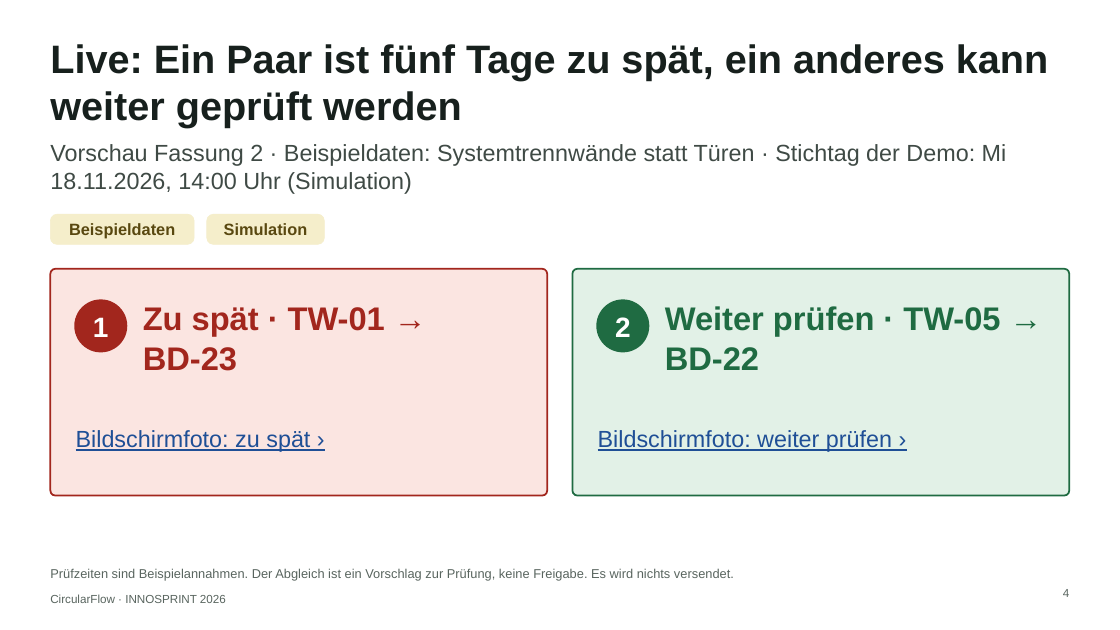
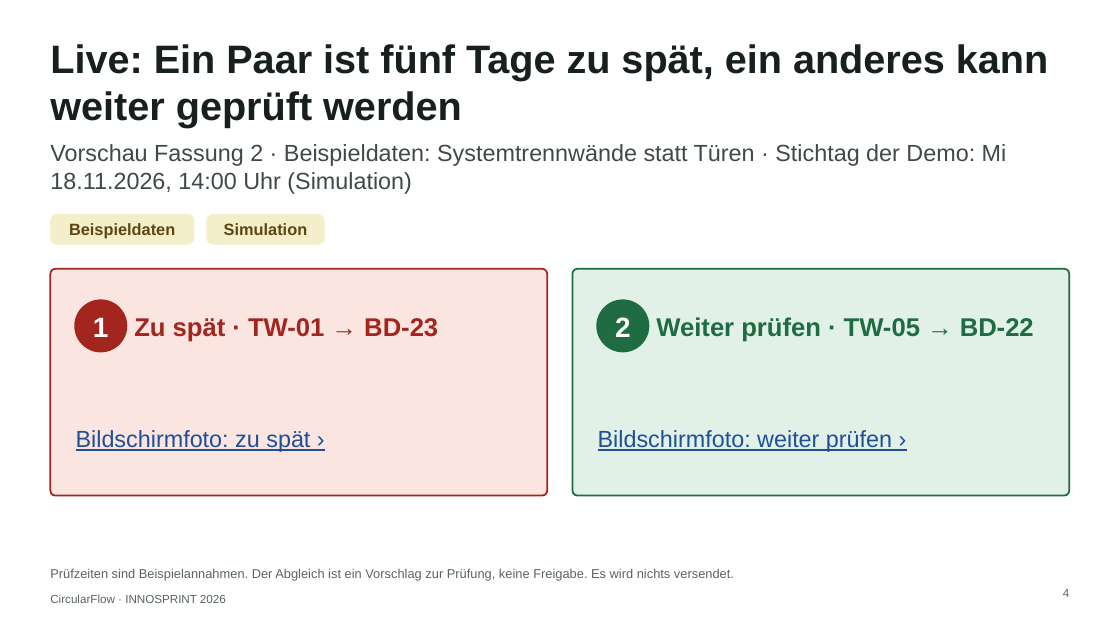
Before and after one commit to sammo3332/CircularFlow, a slide deck: slide 4 of pitch/innosprint-2026/ausgabe/abgabe-5-minuten/CircularFlow_INNOSPRINT2026_Pitch-5-Minuten.pptx. Drawn at 1120x630 pixels with LibreOffice and Linux fonts; fonts in the diff are those of the drawing. Boxes give left, top, right and bottom in pixels: in the first picture for what was removed or moved away, otherwise in the second. Text is boxed around its words. In the diff, an @@ line names an element or a change of style, - is before the commit and + after.

```diff
--- a/pitch/innosprint-2026/ausgabe/abgabe-5-minuten/CircularFlow_INNOSPRINT2026_Pitch-5-Minuten.pptx
+++ b/pitch/innosprint-2026/ausgabe/abgabe-5-minuten/CircularFlow_INNOSPRINT2026_Pitch-5-Minuten.pptx
@@ text "Zu spät · TW-01 → ...": place and size @@
-text "Zu spät · TW-01 → ..." at <box>143,307,385,371</box>
+text "Zu spät · TW-01 → ..." at <box>134,318,438,342</box>
@@ text "Zu spät · TW-01 → ..." at <box>134,318,438,342</box>: size 28 to 22 pt; vertical alignment top to middle @@
@@ text "Weiter prüfen · TW-05 → ..." at <box>656,317,1034,342</box>: size 28 to 22 pt; vertical alignment top to middle @@
@@ text "Weiter prüfen · TW-05 → ...": place and size @@
-text "Weiter prüfen · TW-05 → ..." at <box>665,306,1000,370</box>
+text "Weiter prüfen · TW-05 → ..." at <box>656,317,1034,342</box>
```
Also in this commit, not shown: 12 other files.
